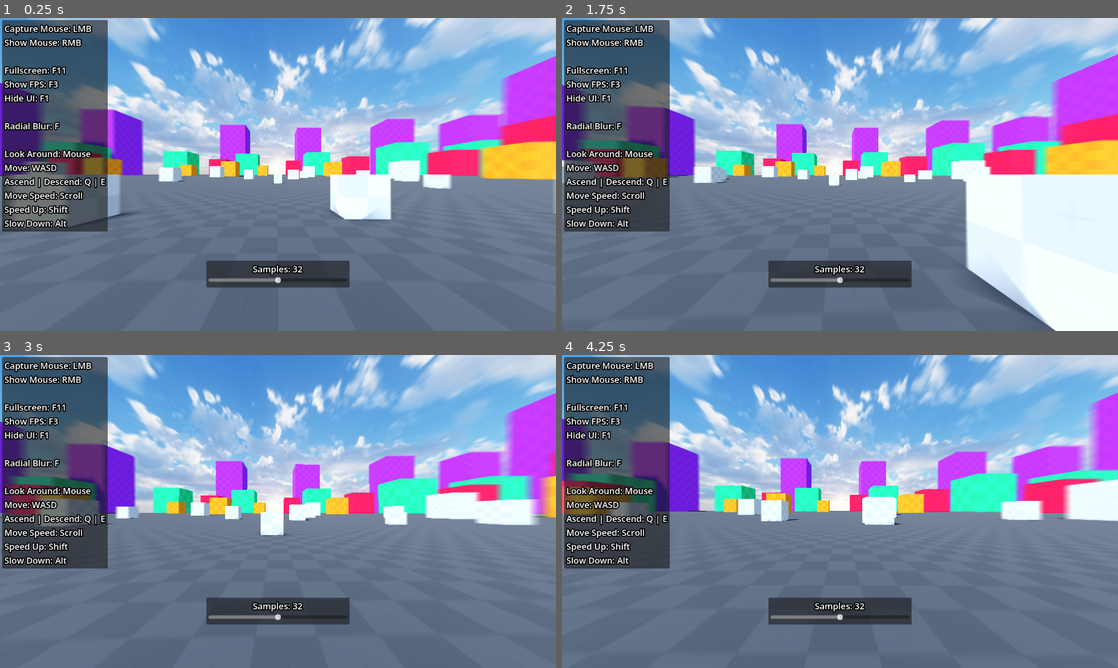
Above: before the commit, frames 1-4 (two rows, left to right).
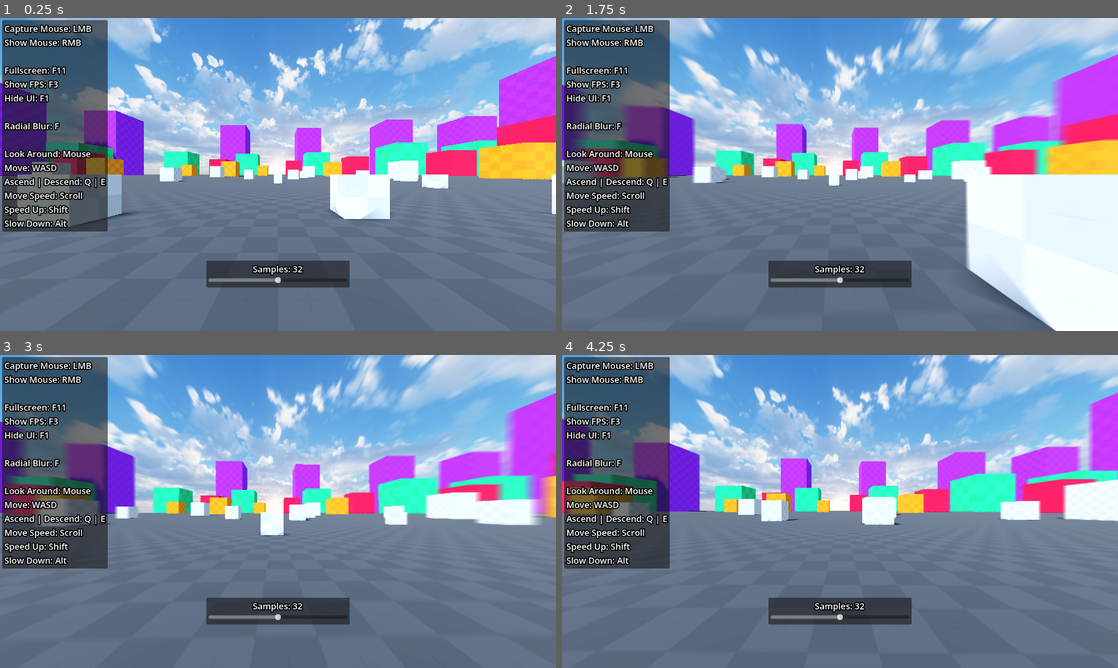
Above: after the commit, the same moments.

Repository: yusuf-123-3/radial-blur-demo
Game: Godot game, scene res://world.tscn
Same seed, same stepped clock (60 frames per second), same inputs: the game is played once before the commit and once after it.
Inputs (mouse positions are in pixels of both pictures, inside the frame that each line leads up to):
- Up to frame 1 (0.25 s): no input
- Up to frame 2 (1.75 s): click (840, 174) at 0.5 s; tap Enter at 1.25 s; move the mouse to (867, 174) at 1.27 s; hold W (forward) from 1.28 s (still down); hold Shift (fast) from 1.28 s (still down)
- Up to frame 3 (3 s): keep holding W (forward); move the mouse to (250, 511) at 2.02 s; release Shift (fast) at 2.03 s; tap Alt (slow) at 2.1 s; move the mouse to (289, 505) at 2.77 s; hold Shift (fast) from 2.78 s (still down)
- Up to frame 4 (4.25 s): keep holding W (forward); move the mouse to (834, 517) at 3.52 s; release Shift (fast) at 3.53 s; tap Alt (slow) at 3.6 s

The runs differ from the first frame. In frame 1, 4.4% of the frame differs, in the area x 0-100%, y 0-68%; in frame 2, 0.8%; in frame 3, less than 0.1%; in frame 4, 2.0%.

Commit message:
Added icon

Diff:
--- a/assets/icon.svg
+++ /dev/null
@@ -1 +0,0 @@
-<svg xmlns="http://www.w3.org/2000/svg" width="128" height="128"><rect width="124" height="124" x="2" y="2" fill="#363d52" stroke="#212532" stroke-width="4" rx="14"/><g fill="#fff" transform="translate(12.322 12.322)scale(.101)"><path d="M105 673v33q407 354 814 0v-33z"/><path fill="#478cbf" d="m105 673 152 14q12 1 15 14l4 67 132 10 8-61q2-11 15-15h162q13 4 15 15l8 61 132-10 4-67q3-13 15-14l152-14V427q30-39 56-81-35-59-83-108-43 20-82 47-40-37-88-64 7-51 8-102-59-28-123-42-26 43-46 89-49-7-98 0-20-46-46-89-64 14-123 42 1 51 8 102-48 27-88 64-39-27-82-47-48 49-83 108 26 42 56 81zm0 33v39c0 276 813 276 814 0v-39l-134 12-5 69q-2 10-14 13l-162 11q-12 0-16-11l-10-65H446l-10 65q-4 11-16 11l-162-11q-12-3-14-13l-5-69z"/><path d="M483 600c0 34 58 34 58 0v-86c0-34-58-34-58 0z"/><circle cx="725" cy="526" r="90"/><circle cx="299" cy="526" r="90"/></g><g fill="#414042" transform="translate(12.322 12.322)scale(.101)"><circle cx="307" cy="532" r="60"/><circle cx="717" cy="532" r="60"/></g></svg>
--- a/free_camera.gd
+++ b/free_camera.gd
@@ -107,6 +107,6 @@
 	#print("Falloff: ", falloff)
 	#print("Center: ", center * 2.0)
 
-	#radial_blur.material.set_shader_parameter("intensity", intensity)
-	#radial_blur.material.set_shader_parameter("falloff", falloff)
+	radial_blur.material.set_shader_parameter("intensity", intensity)
+	radial_blur.material.set_shader_parameter("falloff", falloff)
 	radial_blur.material.set_shader_parameter("center", center)
--- a/project.godot
+++ b/project.godot
@@ -13,7 +13,8 @@
 config/name="Radial Blur Demo"
 run/main_scene="uid://gq10y0ecckqf"
 config/features=PackedStringArray("4.6", "Forward Plus")
-config/icon="res://assets/icon.svg"
+boot_splash/image="uid://c00cd4hf1w2nt"
+config/icon="uid://of8lgj555ibo"
 
 [display]
 
Binary file added: assets/icon.png
Not shown, added: assets/icon.png.import
Binary file added: assets/screenshot.png
Not shown, changed: assets/screenshot.png.import
